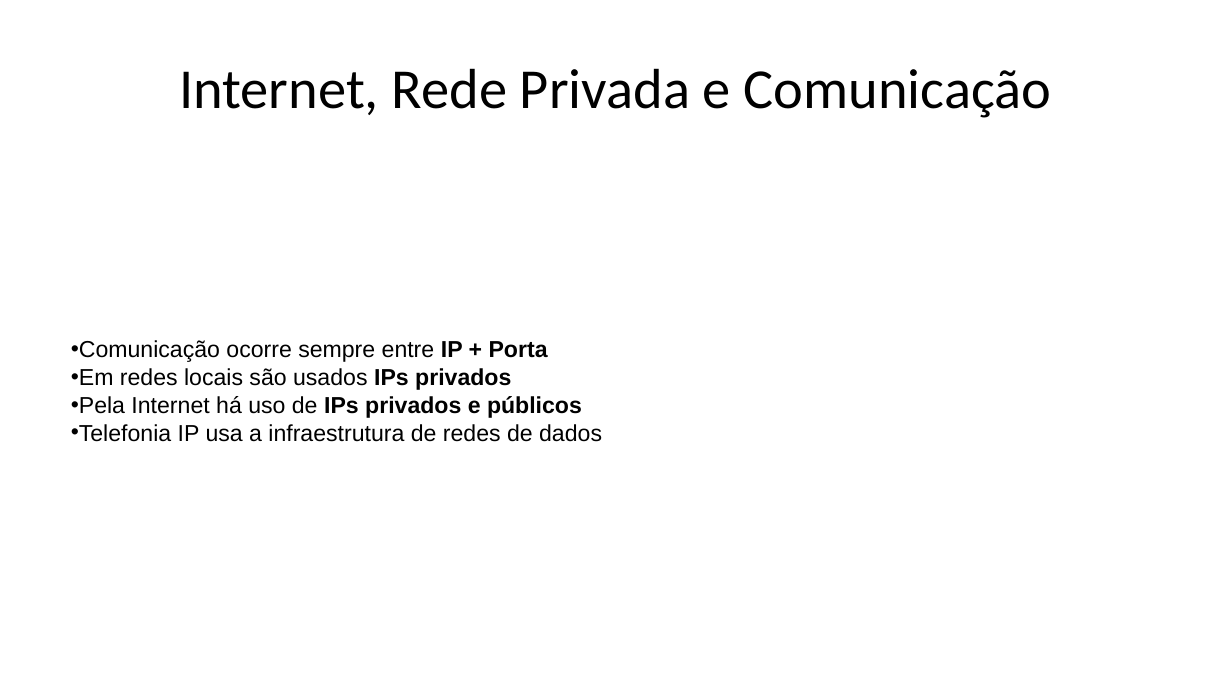
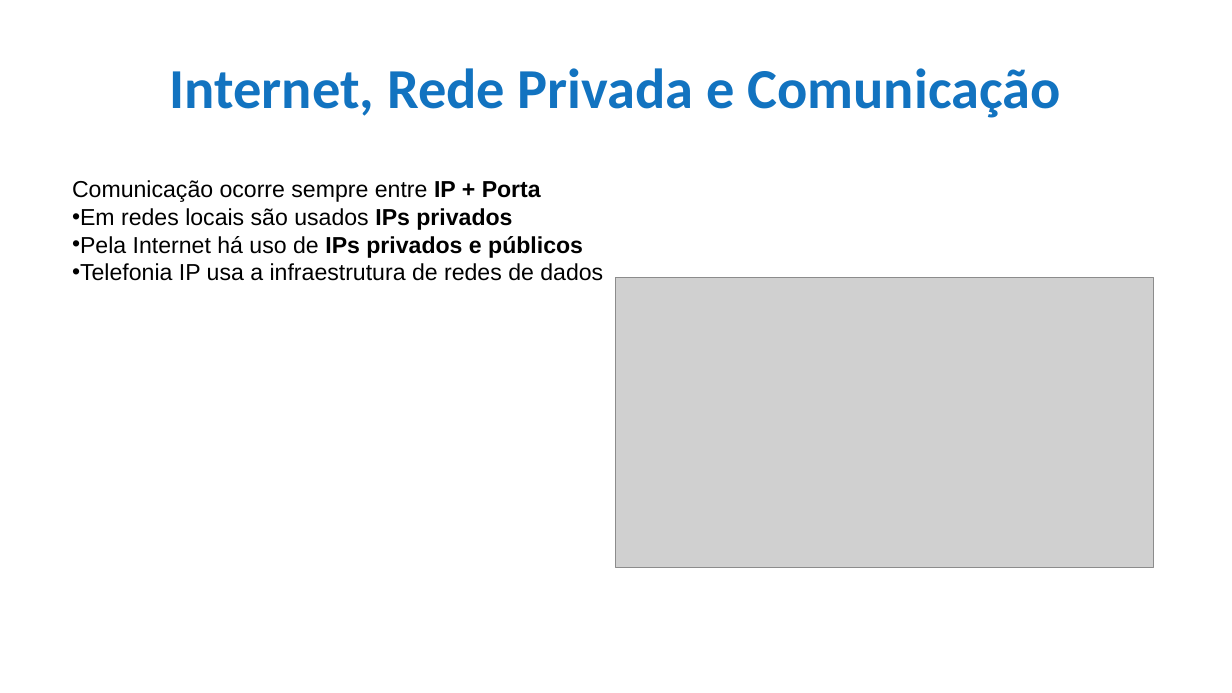
Before and after one commit to maiconrogerrosario/siprec_server, a slide deck: slide 2 of Arquitetura de Telefonia.pptx (slide 1 before the commit). Drawn at 1232x693 pixels with LibreOffice and Linux fonts; fonts in the diff are those of the drawing; grey boxes stand for pictures. Boxes give left, top, right and bottom in pixels: in the first picture for what was removed or moved away, otherwise in the second. Text is boxed around its words. In the diff, an @@ line names an element or a change of style, - is before the commit and + after.

```diff
--- a/Arquitetura de Telefonia.pptx
+++ b/Arquitetura de Telefonia.pptx
@@ title "Internet, Rede Privada e Comunicação" at <box>170,68,1061,118</box>: text colour #000000 to #1273C0, bold on @@
@@ text "Comunicação ocorre sempre entre IP ...": place and size @@
-text "Comunicação ocorre sempre entre IP ..." at <box>71,340,602,442</box>
+text "Comunicação ocorre sempre entre IP ..." at <box>72,180,603,281</box>
@@ text at <box>72,180,541,202</box>: bullet • to none @@
@@ picture added at <box>616,277,1154,567</box> @@
```
Also in this commit, not shown: 14 other slides changed, 6 slides added, 3 slides removed.
